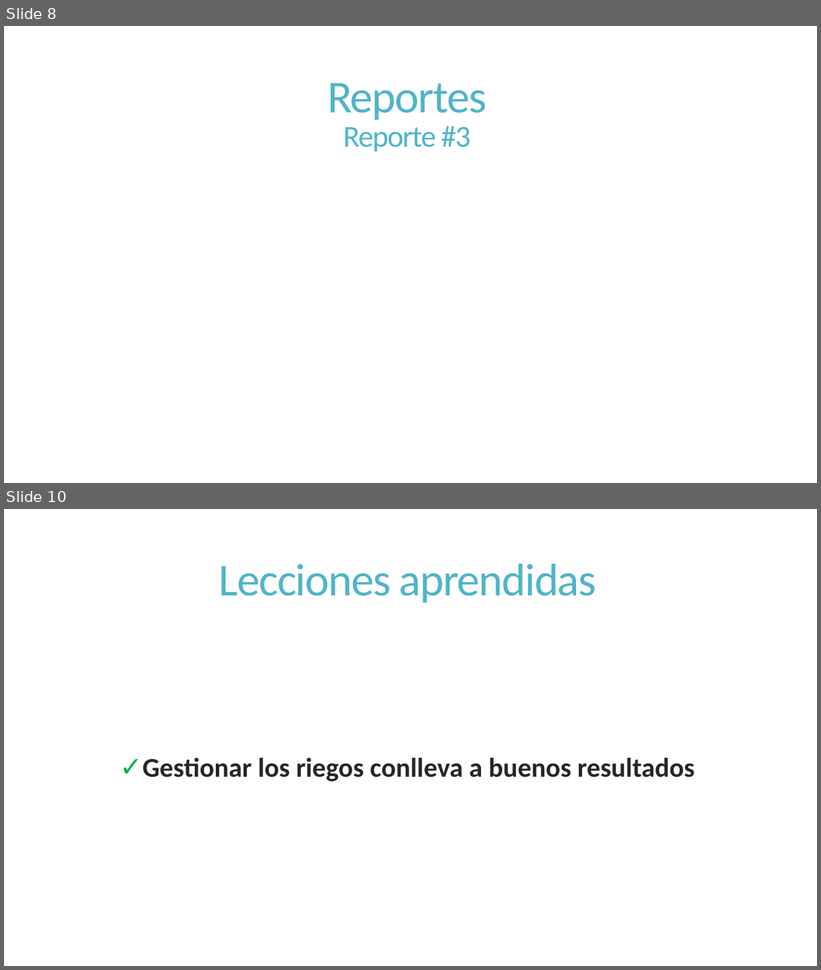
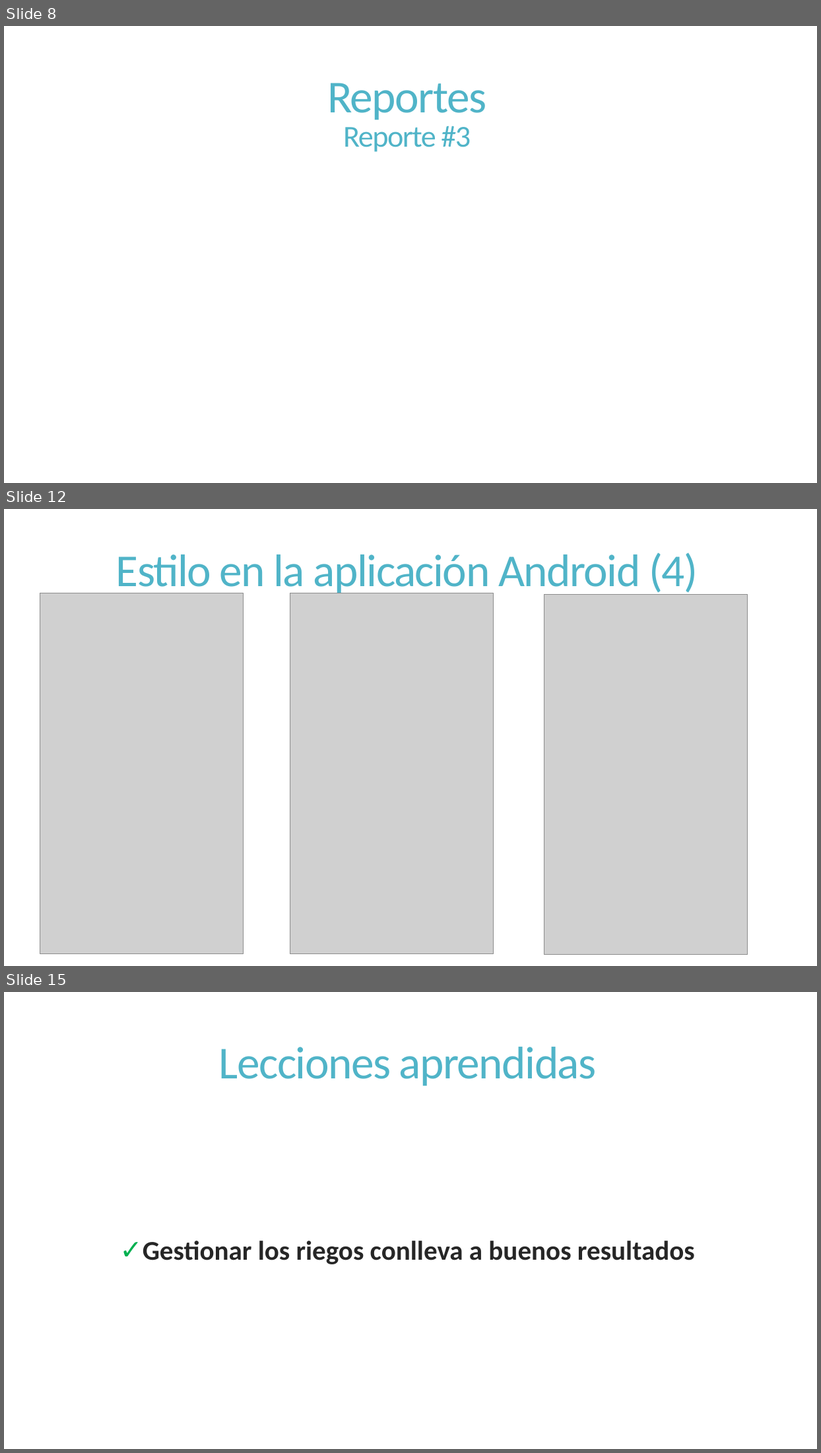
Before and after one commit to dschenkelman/a-malazan-wolvering, a slide deck: docs/Reuniones/Sprint 5/Reunion Formal 2014-11-10/Reunion Formal.pptx. Shown one above the other, each under a label of ours: slides 8 and 10 before the commit, slides 8, 12 and 15 after it; the slides between them are not shown. The pictures are 821x970 and 821x1453 pixels, drawn with LibreOffice and Linux fonts; fonts in the diff are those of the drawing; grey boxes stand for pictures. Boxes give left, top, right and bottom in pixels: in the first picture for what was removed or moved away, otherwise in the second. Text is boxed around its words. In the diff, an @@ line names an element or a change of style, - is before the commit and + after.

Commit message:
[Informe de avance] android app screenshots

```diff
--- a/docs/Reuniones/Sprint 5/Reunion Formal 2014-11-10/Reunion Formal.pptx
+++ b/docs/Reuniones/Sprint 5/Reunion Formal 2014-11-10/Reunion Formal.pptx
@@ slide 12 added at (4,509,817,966), background #FFFFFF @@
@@ title added at (116,553,698,597), 54 pt, text #50B4C8 @@
+Estilo en la aplicación Android (4)
@@ picture added at (40,593,243,955) @@
@@ picture added at (290,593,493,955) @@
@@ picture added at (545,594,748,956) @@
@@ what was slide 10 is now slide 15 @@
```
Also in this commit, not shown: 1 slide changed, 4 other slides added.
